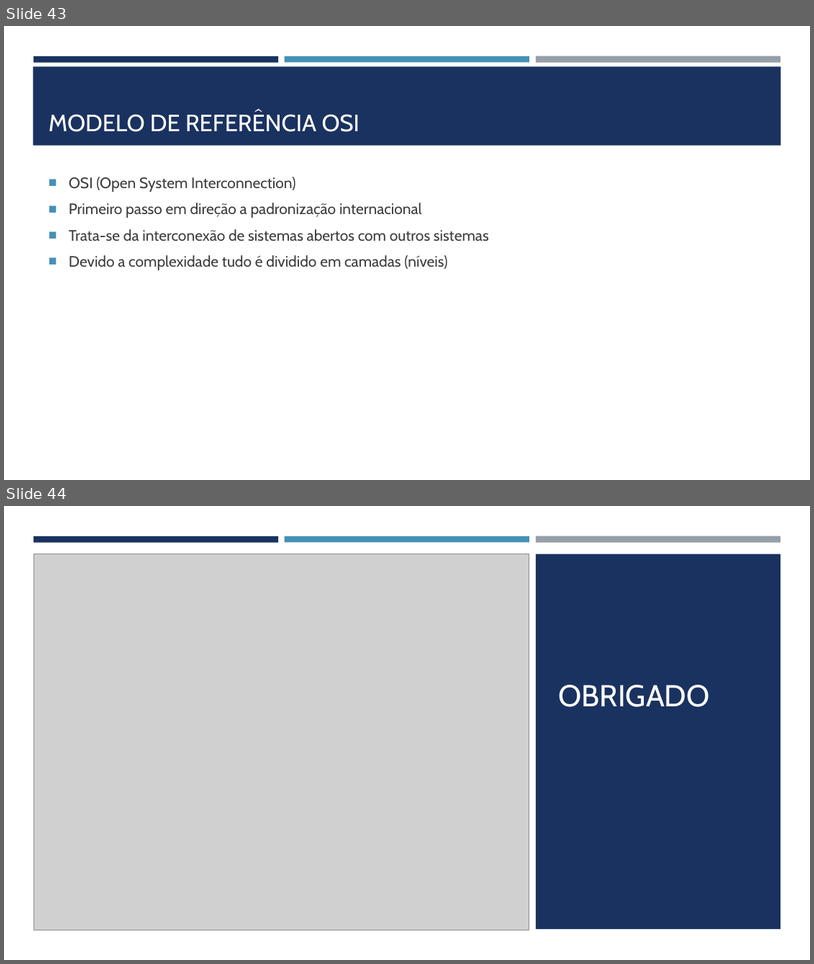
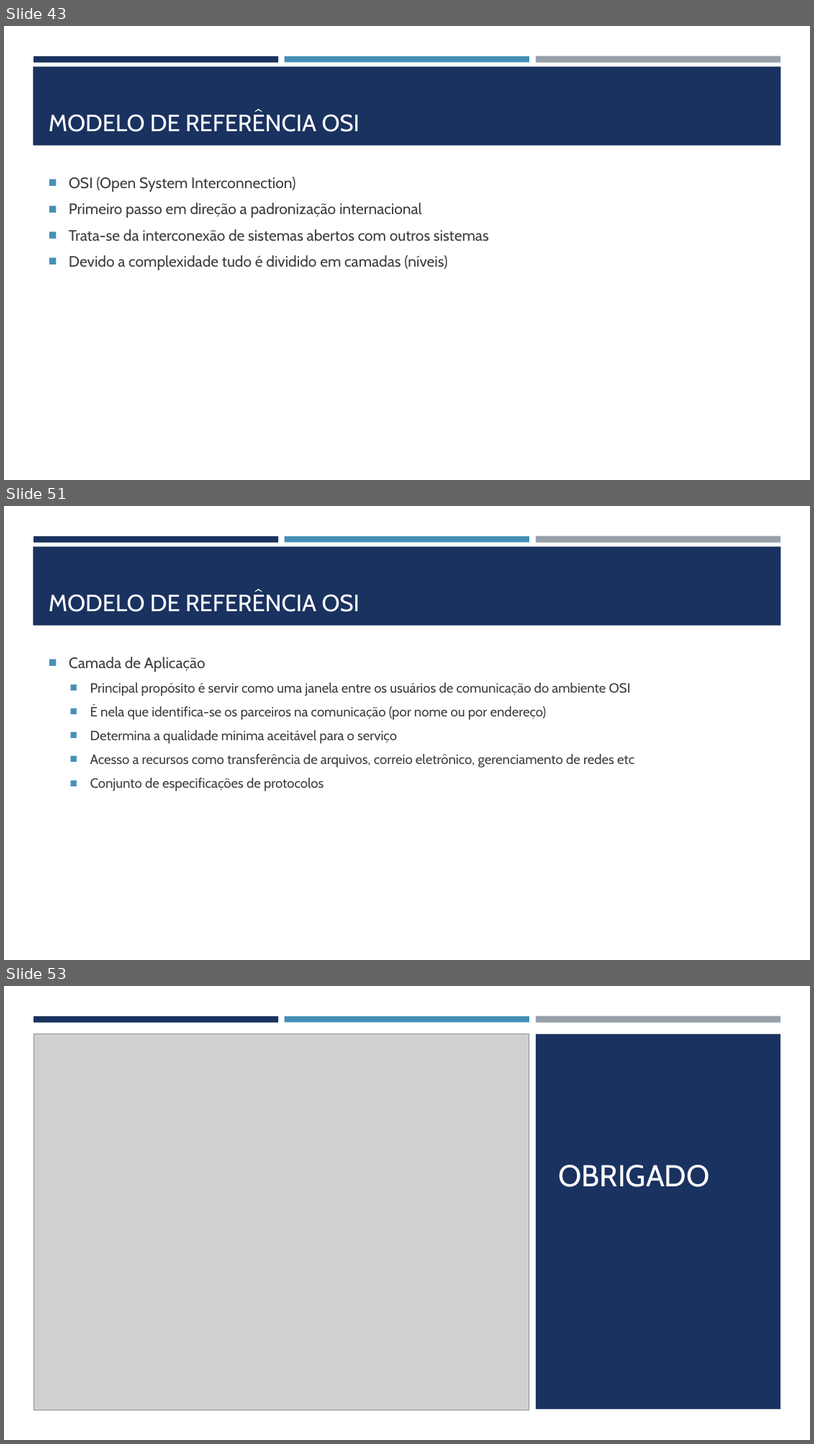
Before and after one commit to joelteixeiradacunha/aulas_php_mysql, a slide deck: Redes/REDES DE COMPUTADORES.pptx. Shown one above the other, each under a label of ours: slides 43 and 44 before the commit, slides 43, 51 and 53 after it; the slides between them are not shown. The pictures are 814x964 and 814x1444 pixels, drawn with LibreOffice and Linux fonts; fonts in the diff are those of the drawing; grey boxes stand for pictures. Boxes give left, top, right and bottom in pixels: in the first picture for what was removed or moved away, otherwise in the second. Text is boxed around its words. In the diff, an @@ line names an element or a change of style, - is before the commit and + after.

```diff
--- a/Redes/REDES DE COMPUTADORES.pptx
+++ b/Redes/REDES DE COMPUTADORES.pptx
@@ slide 51 added at (4,506,810,960), background #FFFFFF; not listed: 4 template elements that a slide beside it also shows @@
@@ title added at (49,594,360,612), 28 pt, text #FFFFFF @@
+MODELO DE REFERÊNCIA OSI
@@ text added at (69,656,635,791), 16 pt, text #3D3D3D @@
+■ Camada de Aplicação
+  ■ Principal propósito é servir como uma janela entre os usuários de comunicação do ambiente OSI
+  ■ É nela que identifica-se os parceiros na comunicação (por nome ou por endereço)
+  ■ Determina a qualidade mínima aceitável para o serviço
+  ■ Acesso a recursos como transferência de arquivos, correio eletrônico, gerenciamento de redes etc
+  ■ Conjunto de especificações de protocolos
@@ what was slide 44 is now slide 53 @@
```
Also in this commit, not shown: 8 other slides added, 2 other files.
